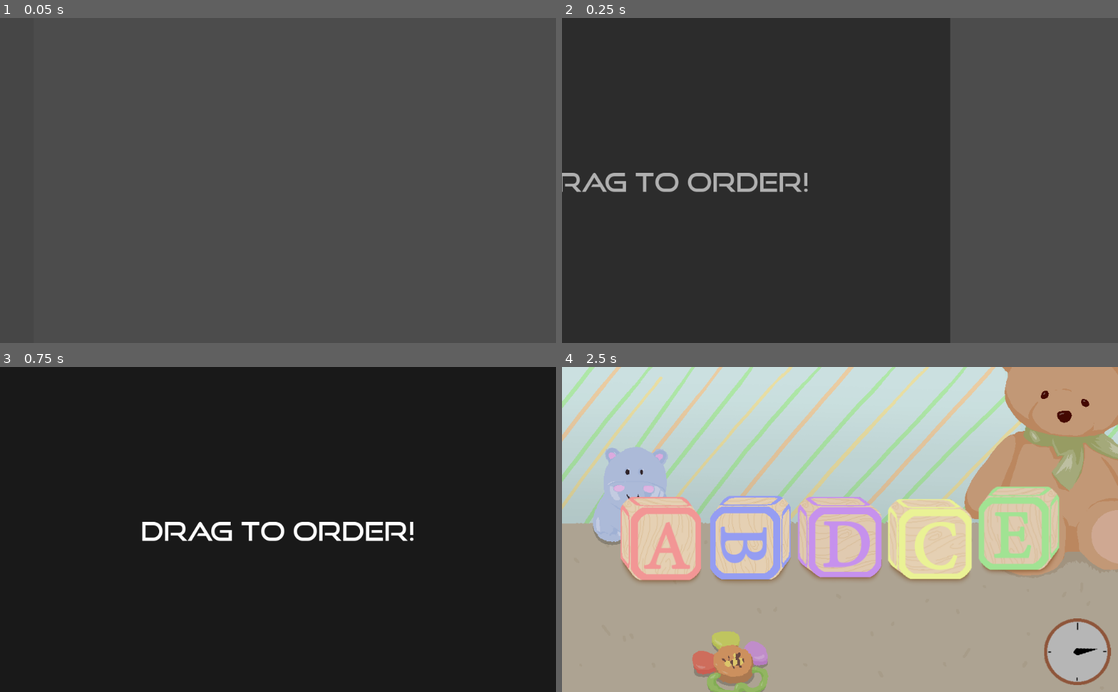
Above: before the commit, frames 1-4 (two rows, left to right).
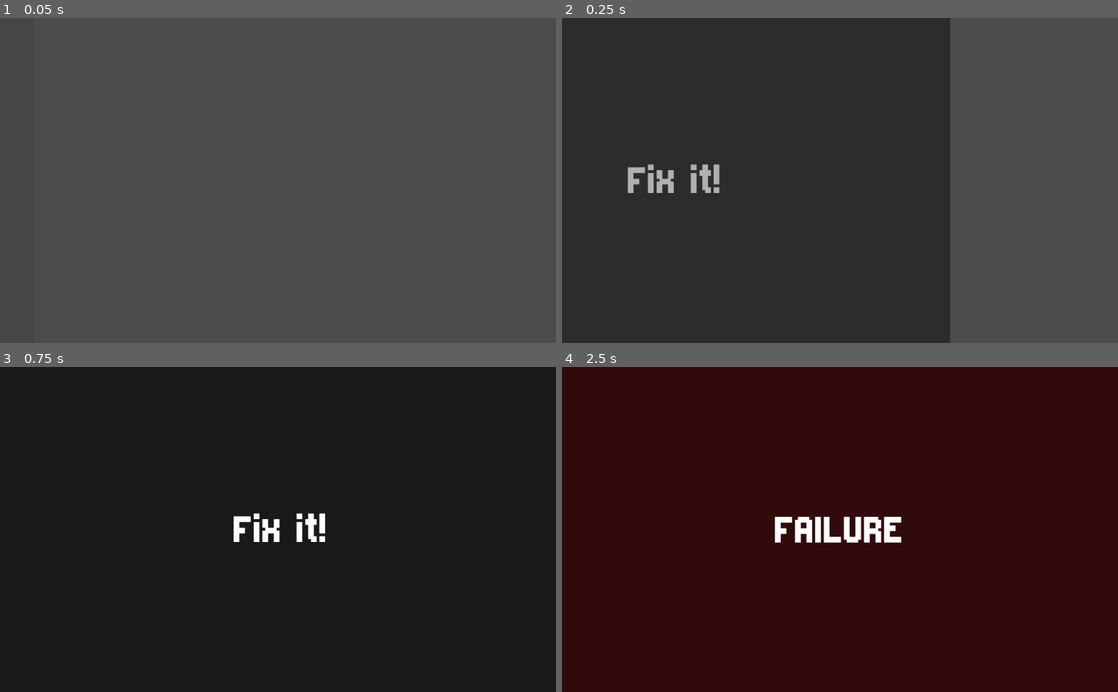
Above: after the commit, the same moments.

Repository: ericdsw/global_game_jam_2020
Game: Godot game, scene res://MinigameTester.tscn
Two runs of this game, one before a commit and one after it. Both use one fixed random seed, a clock stepped at 60 frames per second and the inputs below. This scene is started directly instead of the project's main scene.
Inputs (mouse positions are in pixels of both pictures, inside the frame that each line leads up to):
- Up to frame 1 (0.05 s): no input
- Up to frame 2 (0.25 s): no input
- Up to frame 3 (0.75 s): tap Enter (ui_accept) at 0.5 s; move the mouse to (400, 513) at 0.52 s; press the mouse at (400, 513) at 0.53 s
- Up to frame 4 (2.5 s): tap Enter (ui_accept) at 0.77, 1.25 s; release the mouse at (962, 513) at 1.25 s; drag from (728, 545) to (812, 594) at 1.27 s; click (650, 549) at 2 s, where only the run after the commit has a clickable "IGNORE"

Frame 1 is identical in both runs. In frame 2, 1.6% of the frame differs, in the area x 0-45%, y 45-54%; in frame 3, 1.8%; in frame 4, 100%, in the area x 0-100%, y 0-100%.

Commit message:
Several UI updates

Diff:
--- a/Elements/BaseButton.tscn
+++ b/Elements/BaseButton.tscn
@@ -1,9 +1,10 @@
 [gd_scene load_steps=4 format=2]
 
 [ext_resource path="res://Resources/General/DefaultButtonStyle.tres" type="StyleBox" id=1]
-[ext_resource path="res://Resources/good times rg.ttf" type="DynamicFontData" id=2]
+[ext_resource path="res://Resources/Born2bSportyV2.ttf" type="DynamicFontData" id=2]
 
-[sub_resource type="DynamicFont" id=3]
+[sub_resource type="DynamicFont" id=1]
+size = 32
 font_data = ExtResource( 2 )
 
 [node name="StartButton" type="Button"]
@@ -17,7 +18,7 @@
 custom_styles/focus = ExtResource( 1 )
 custom_styles/disabled = ExtResource( 1 )
 custom_styles/normal = ExtResource( 1 )
-custom_fonts/font = SubResource( 3 )
+custom_fonts/font = SubResource( 1 )
 text = "Start Game"
 __meta__ = {
 "_edit_use_anchors_": false
--- a/Game.tscn
+++ b/Game.tscn
@@ -1,16 +1,17 @@
 [gd_scene load_steps=9 format=2]
 
 [ext_resource path="res://Game.gd" type="Script" id=1]
-[ext_resource path="res://Resources/good times rg.ttf" type="DynamicFontData" id=2]
+[ext_resource path="res://Resources/Born2bSportyV2.ttf" type="DynamicFontData" id=2]
 [ext_resource path="res://Resources/General/DefaultButtonStyle.tres" type="StyleBox" id=3]
 [ext_resource path="res://Elements/BaseButton.tscn" type="PackedScene" id=4]
 [ext_resource path="res://Elements/LifeContainer.tscn" type="PackedScene" id=5]
 
 [sub_resource type="DynamicFont" id=1]
-size = 48
+size = 64
 font_data = ExtResource( 2 )
 
 [sub_resource type="DynamicFont" id=2]
+size = 32
 font_data = ExtResource( 2 )
 
 [sub_resource type="Animation" id=3]
--- a/MinigameTester.tscn
+++ b/MinigameTester.tscn
@@ -4,7 +4,7 @@
 
 [node name="MinigameTester" type="Node2D"]
 script = ExtResource( 1 )
-minigame_to_test = "res://Screens/MiniGames/DragTheCubes/DragTheCubes.tscn"
+minigame_to_test = "res://Screens/MiniGames/BrokenMarriage/BrokenMarriageMinigame.tscn"
 target_difficulty = 3
 
 [node name="Timer" type="Timer" parent="."]
--- /dev/null
+++ b/Resources/FixMarriage/marriage_button_style.tres
@@ -0,0 +1,7 @@
+[gd_resource type="StyleBoxTexture" load_steps=2 format=2]
+
+[ext_resource path="res://Resources/FixMarriage/marriage_button_background.png" type="Texture" id=1]
+
+[resource]
+texture = ExtResource( 1 )
+region_rect = Rect2( 0, 0, 200, 100 )
--- a/Screens/MiniGames/BrokenMarriage/BrokenMarriageMinigame.gd
+++ b/Screens/MiniGames/BrokenMarriage/BrokenMarriageMinigame.gd
@@ -1,7 +1,15 @@
 extends BaseMinigame
 
 onready var marriage_button_scene : PackedScene = load("res://Screens/Minigames/BrokenMarriage/Buttons/MarriageButton.tscn")
-var wrong_options : Array = ["FIGHT EACH OTHER", "DIVORCE", "TAKE THE NINTENDO WII", "DON'T LISTEN", "IGNORE", "RUN AWAY","ABSCOND"]
+var wrong_options : Array = [
+	"FIGHT EACH OTHER",
+	"DIVORCE",
+	"TAKE THE NINTENDO WII",
+	"DON'T LISTEN",
+	"IGNORE",
+	"RUN AWAY",
+	"ABSCOND"
+]
 
 func start(difficulty := 1) -> void:
 	.start(difficulty)
@@ -13,7 +21,8 @@
 	var fix_marriage_button_size = _button.rect_size
 	_button.rect_global_position = Vector2(
 		rand_range(-viewport.x / 2.0, viewport.x / 2.0 - fix_marriage_button_size.x),
-		rand_range(-viewport.y / 2.0, viewport.y / 2.0 - fix_marriage_button_size.y))
+		rand_range(-viewport.y / 2.0, 0.0) #viewport.y / 2.0 - fix_marriage_button_size.y)
+	)
 
 func _spawn_buttons(_amount : int = 2) -> void:
 	for i in range(0, _amount):
--- a/Screens/MiniGames/BrokenMarriage/Buttons/MarriageButton.tscn
+++ b/Screens/MiniGames/BrokenMarriage/Buttons/MarriageButton.tscn
@@ -1,8 +1,46 @@
-[gd_scene format=2]
+[gd_scene load_steps=5 format=2]
+
+[ext_resource path="res://Resources/FixMarriage/marriage_button_style.tres" type="StyleBox" id=1]
+[ext_resource path="res://Resources/Born2bSportyV2.ttf" type="DynamicFontData" id=2]
+
+[sub_resource type="DynamicFont" id=1]
+size = 32
+outline_size = 1
+outline_color = Color( 0, 0, 0, 1 )
+font_data = ExtResource( 2 )
+
+[sub_resource type="Animation" id=2]
+resource_name = "enter"
+length = 0.3
+tracks/0/type = "value"
+tracks/0/path = NodePath(".:rect_scale")
+tracks/0/interp = 1
+tracks/0/loop_wrap = true
+tracks/0/imported = false
+tracks/0/enabled = true
+tracks/0/keys = {
+"times": PoolRealArray( 0, 0.1 ),
+"transitions": PoolRealArray( 1, 1 ),
+"update": 0,
+"values": [ Vector2( 1e-05, 1e-05 ), Vector2( 1, 1 ) ]
+}
 
 [node name="MarriageButton" type="Button"]
-margin_right = 12.0
-margin_bottom = 20.0
+margin_right = 220.0
+margin_bottom = 110.0
+rect_min_size = Vector2( 220, 110 )
+rect_pivot_offset = Vector2( 110, 55 )
+custom_styles/hover = ExtResource( 1 )
+custom_styles/pressed = ExtResource( 1 )
+custom_styles/focus = ExtResource( 1 )
+custom_styles/disabled = ExtResource( 1 )
+custom_styles/normal = ExtResource( 1 )
+custom_fonts/font = SubResource( 1 )
+text = "TEST"
 __meta__ = {
 "_edit_use_anchors_": false
 }
+
+[node name="AnimationPlayer" type="AnimationPlayer" parent="."]
+autoplay = "enter"
+anims/enter = SubResource( 2 )
--- a/Screens/Overlays/Finish/Failure.tscn
+++ b/Screens/Overlays/Finish/Failure.tscn
@@ -1,10 +1,10 @@
 [gd_scene load_steps=5 format=2]
 
 [ext_resource path="res://Screens/Overlays/BaseOverlay.tscn" type="PackedScene" id=1]
-[ext_resource path="res://Resources/good times rg.ttf" type="DynamicFontData" id=2]
+[ext_resource path="res://Resources/Born2bSportyV2.ttf" type="DynamicFontData" id=2]
 
 [sub_resource type="DynamicFont" id=1]
-size = 48
+size = 84
 font_data = ExtResource( 2 )
 
 [sub_resource type="Animation" id=2]
@@ -43,9 +43,9 @@
 
 [node name="Label" type="Label" parent="." index="3"]
 margin_left = 386.715
-margin_top = 276.535
+margin_top = 260.535
 margin_right = 637.715
-margin_bottom = 334.535
+margin_bottom = 344.535
 custom_fonts/font = SubResource( 1 )
 text = "FAILURE"
 __meta__ = {
--- a/Screens/Overlays/Finish/GameOverOverlay.tscn
+++ b/Screens/Overlays/Finish/GameOverOverlay.tscn
@@ -3,18 +3,18 @@
 [ext_resource path="res://Screens/Overlays/BaseOverlay.tscn" type="PackedScene" id=1]
 [ext_resource path="res://Screens/Overlays/Finish/GameOverOverlay.gd" type="Script" id=2]
 [ext_resource path="res://Elements/BaseButton.tscn" type="PackedScene" id=3]
-[ext_resource path="res://Resources/good times rg.ttf" type="DynamicFontData" id=4]
+[ext_resource path="res://Resources/Born2bSportyV2.ttf" type="DynamicFontData" id=5]
 
 [sub_resource type="DynamicFont" id=1]
-size = 24
-font_data = ExtResource( 4 )
+size = 32
+font_data = ExtResource( 5 )
 
 [sub_resource type="DynamicFont" id=2]
-font_data = ExtResource( 4 )
+font_data = ExtResource( 5 )
 
 [sub_resource type="DynamicFont" id=3]
-size = 48
-font_data = ExtResource( 4 )
+size = 84
+font_data = ExtResource( 5 )
 
 [node name="GameOverOverlay" instance=ExtResource( 1 )]
 script = ExtResource( 2 )
@@ -31,6 +31,7 @@
 margin_bottom = 292.751
 custom_fonts/font = SubResource( 1 )
 text = "Your Score"
+align = 1
 __meta__ = {
 "_edit_use_anchors_": false
 }
@@ -49,12 +50,16 @@
 }
 
 [node name="Label2" type="Label" parent="." index="6"]
-margin_left = 327.359
-margin_top = 127.734
-margin_right = 694.359
-margin_bottom = 185.734
+margin_left = 327.0
+margin_top = 128.0
+margin_right = 694.0
+margin_bottom = 176.0
 custom_fonts/font = SubResource( 3 )
-text = "Game Over"
+text = "Finished"
+align = 1
+__meta__ = {
+"_edit_use_anchors_": false
+}
 
 [node name="StartButton" parent="." index="7" instance=ExtResource( 3 )]
 margin_left = 391.579
--- a/Screens/Overlays/Finish/Success.tscn
+++ b/Screens/Overlays/Finish/Success.tscn
@@ -1,14 +1,13 @@
 [gd_scene load_steps=5 format=2]
 
 [ext_resource path="res://Screens/Overlays/BaseOverlay.tscn" type="PackedScene" id=1]
-[ext_resource path="res://Resources/good times rg.ttf" type="DynamicFontData" id=2]
+[ext_resource path="res://Resources/Born2bSportyV2.ttf" type="DynamicFontData" id=2]
 
-[sub_resource type="DynamicFont" id=2]
-size = 48
+[sub_resource type="DynamicFont" id=1]
+size = 84
 font_data = ExtResource( 2 )
 
-[sub_resource type="Animation" id=1]
-resource_name = "out_animation"
+[sub_resource type="Animation" id=2]
 length = 0.4
 tracks/0/type = "value"
 tracks/0/path = NodePath(".:modulate")
@@ -45,7 +44,7 @@
 [node name="Label" type="Label" parent="." index="3"]
 margin_right = 1024.0
 margin_bottom = 600.0
-custom_fonts/font = SubResource( 2 )
+custom_fonts/font = SubResource( 1 )
 text = "SUCCESS"
 align = 1
 valign = 1
@@ -54,4 +53,4 @@
 }
 
 [node name="AnimationPlayer" parent="." index="4"]
-anims/out_animation = SubResource( 1 )
+anims/out_animation = SubResource( 2 )
--- a/Screens/Overlays/Instructions/InstructionsOverlay.tscn
+++ b/Screens/Overlays/Instructions/InstructionsOverlay.tscn
@@ -2,10 +2,10 @@
 
 [ext_resource path="res://Screens/Overlays/BaseOverlay.tscn" type="PackedScene" id=1]
 [ext_resource path="res://Screens/Overlays/Instructions/InstructionsOverlay.gd" type="Script" id=2]
-[ext_resource path="res://Resources/good times rg.ttf" type="DynamicFontData" id=3]
+[ext_resource path="res://Resources/Born2bSportyV2.ttf" type="DynamicFontData" id=3]
 
 [sub_resource type="DynamicFont" id=1]
-size = 48
+size = 84
 font_data = ExtResource( 3 )
 
 [node name="InstructionsOverlay" instance=ExtResource( 1 )]
Binary file added: Resources/Born2bSportyV2.ttf
Binary file added: Resources/FixMarriage/marriage_button_background.png
Not shown, added: Resources/FixMarriage/marriage_button_background.png.import
Binary file changed: Resources/General/button_background.png
